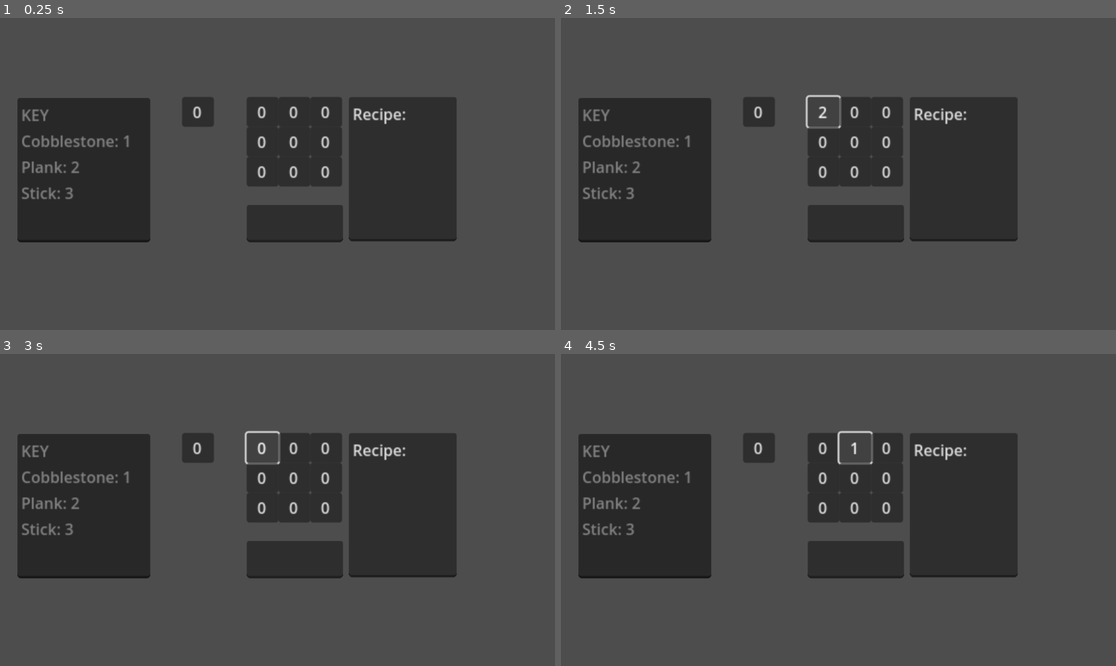
Above: before the commit, frames 1-4 (two rows, left to right).
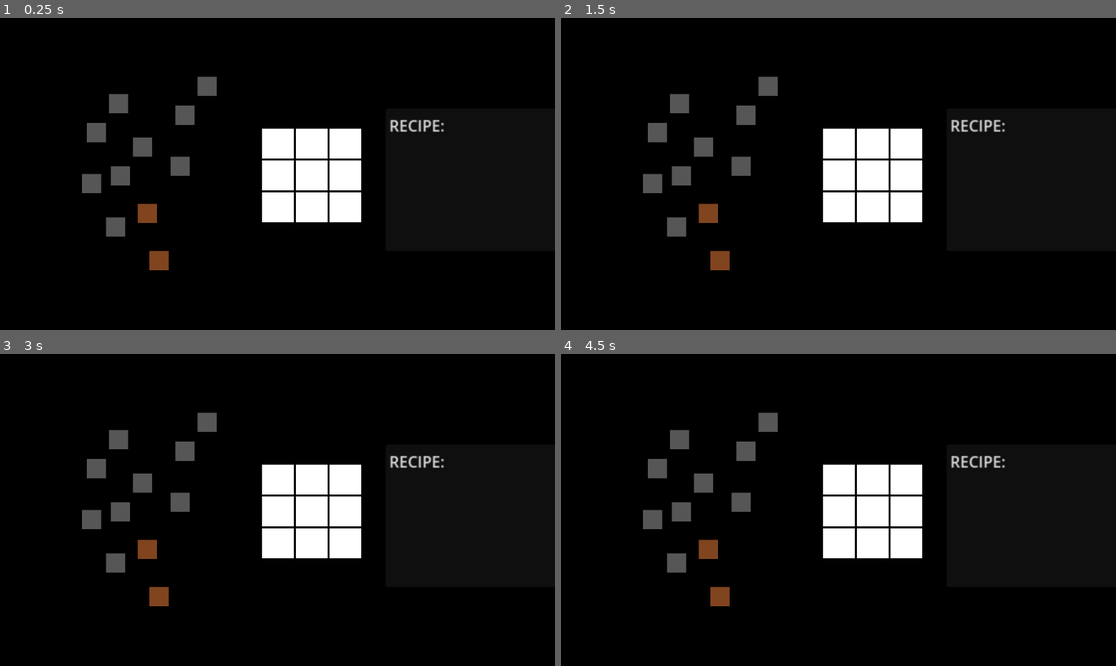
Above: after the commit, the same moments.

Repository: AdamJStankiewicz/GodotCrafting
Game: Godot game, scene res://crafting.tscn
Same seed, same stepped clock (60 frames per second), same inputs: the game is played once before the commit and once after it.
Inputs (mouse positions are in pixels of both pictures, inside the frame that each line leads up to):
- Up to frame 1 (0.25 s): no input
- Up to frame 2 (1.5 s): click (821, 111) at 0.5 s, where only the run before the commit has a clickable "0"; click (821, 111) at 1.25 s, where only the run before the commit has a clickable "1"
- Up to frame 3 (3 s): click (260, 447) at 2 s, where only the run before the commit has a clickable "2"; click (260, 447) at 2.75 s, where only the run before the commit has a clickable "3"
- Up to frame 4 (4.5 s): click (683, 513) at 3.52 s; click (855, 447) at 4.25 s, where only the run before the commit has a clickable "0"

The runs differ from the first frame. In frame 1, 99% of the frame differs, in the area x 0-100%, y 0-100%; in frame 2, 99%; in frame 3, 99%; in frame 4, 99%.

Commit message:
ya stuff!

Diff:
--- /dev/null
+++ b/Slot.gd
@@ -0,0 +1,14 @@
+extends Area2D
+
+@onready var table = $"../"
+var num = 0
+
+func _on_body_entered(body):
+	num = body.id
+	table.updateTable()
+	body.dragging = false
+	body.position = get_child(1).global_position
+
+func _on_body_exited(body):
+	num = 0
+	table.updateTable()
--- a/crafting.tscn
+++ b/crafting.tscn
@@ -1,8 +1,14 @@
-[gd_scene load_steps=4 format=3 uid="uid://koldg7fxhd71"]
+[gd_scene load_steps=8 format=3 uid="uid://koldg7fxhd71"]
 
 [ext_resource type="Script" path="res://crafting.gd" id="1_oxdqj"]
 [ext_resource type="Script" path="res://table.gd" id="2_g6wx8"]
 [ext_resource type="Script" path="res://Button.gd" id="3_vbg7t"]
+[ext_resource type="Script" path="res://Slot.gd" id="4_fvdfc"]
+[ext_resource type="PackedScene" uid="uid://betb2oihy5uu5" path="res://items/cobblestone.tscn" id="5_dxrj4"]
+[ext_resource type="PackedScene" uid="uid://8ncsd5nlffyi" path="res://items/stick.tscn" id="6_mey3n"]
+
+[sub_resource type="RectangleShape2D" id="RectangleShape2D_bbx7g"]
+size = Vector2(33, 31)
 
 [node name="crafting" type="Node2D"]
 script = ExtResource("1_oxdqj")
@@ -85,6 +91,118 @@
 "
 script = ExtResource("3_vbg7t")
 
+[node name="table2" type="Node2D" parent="."]
+position = Vector2(-49, 430)
+script = ExtResource("2_g6wx8")
+
+[node name="Slot1" type="Area2D" parent="table2"]
+position = Vector2(33, 0)
+script = ExtResource("4_fvdfc")
+
+[node name="ColorRect" type="ColorRect" parent="table2/Slot1"]
+offset_right = 33.0
+offset_bottom = 31.0
+
+[node name="CollisionShape2D" type="CollisionShape2D" parent="table2/Slot1"]
+position = Vector2(16.5, 15.5)
+shape = SubResource("RectangleShape2D_bbx7g")
+
+[node name="Slot2" type="Area2D" parent="table2"]
+position = Vector2(68, 0)
+script = ExtResource("4_fvdfc")
+
+[node name="ColorRect" type="ColorRect" parent="table2/Slot2"]
+offset_right = 33.0
+offset_bottom = 31.0
+
+[node name="CollisionShape2D" type="CollisionShape2D" parent="table2/Slot2"]
+position = Vector2(16.5, 15.5)
+shape = SubResource("RectangleShape2D_bbx7g")
+
+[node name="Slot3" type="Area2D" parent="table2"]
+position = Vector2(103, 0)
+script = ExtResource("4_fvdfc")
+
+[node name="ColorRect" type="ColorRect" parent="table2/Slot3"]
+offset_right = 33.0
+offset_bottom = 31.0
+
+[node name="CollisionShape2D" type="CollisionShape2D" parent="table2/Slot3"]
+position = Vector2(16.5, 15.5)
+shape = SubResource("RectangleShape2D_bbx7g")
+
+[node name="Slot4" type="Area2D" parent="table2"]
+position = Vector2(33, 33)
+script = ExtResource("4_fvdfc")
+
+[node name="ColorRect" type="ColorRect" parent="table2/Slot4"]
+offset_right = 33.0
+offset_bottom = 31.0
+
+[node name="CollisionShape2D" type="CollisionShape2D" parent="table2/Slot4"]
+position = Vector2(16.5, 15.5)
+shape = SubResource("RectangleShape2D_bbx7g")
+
+[node name="Slot5" type="Area2D" parent="table2"]
+position = Vector2(68, 33)
+script = ExtResource("4_fvdfc")
+
+[node name="ColorRect" type="ColorRect" parent="table2/Slot5"]
+offset_right = 33.0
+offset_bottom = 31.0
+
+[node name="CollisionShape2D" type="CollisionShape2D" parent="table2/Slot5"]
+position = Vector2(16.5, 15.5)
+shape = SubResource("RectangleShape2D_bbx7g")
+
+[node name="Slot6" type="Area2D" parent="table2"]
+position = Vector2(103, 33)
+script = ExtResource("4_fvdfc")
+
+[node name="ColorRect" type="ColorRect" parent="table2/Slot6"]
+offset_right = 33.0
+offset_bottom = 31.0
+
+[node name="CollisionShape2D" type="CollisionShape2D" parent="table2/Slot6"]
+position = Vector2(16.5, 15.5)
+shape = SubResource("RectangleShape2D_bbx7g")
+
+[node name="Slot7" type="Area2D" parent="table2"]
+position = Vector2(33, 66)
+script = ExtResource("4_fvdfc")
+
+[node name="ColorRect" type="ColorRect" parent="table2/Slot7"]
+offset_right = 33.0
+offset_bottom = 31.0
+
+[node name="CollisionShape2D" type="CollisionShape2D" parent="table2/Slot7"]
+position = Vector2(16.5, 15.5)
+shape = SubResource("RectangleShape2D_bbx7g")
+
+[node name="Slot8" type="Area2D" parent="table2"]
+position = Vector2(68, 66)
+script = ExtResource("4_fvdfc")
+
+[node name="ColorRect" type="ColorRect" parent="table2/Slot8"]
+offset_right = 33.0
+offset_bottom = 31.0
+
+[node name="CollisionShape2D" type="CollisionShape2D" parent="table2/Slot8"]
+position = Vector2(16.5, 15.5)
+shape = SubResource("RectangleShape2D_bbx7g")
+
+[node name="Slot9" type="Area2D" parent="table2"]
+position = Vector2(103, 66)
+script = ExtResource("4_fvdfc")
+
+[node name="ColorRect" type="ColorRect" parent="table2/Slot9"]
+offset_right = 33.0
+offset_bottom = 31.0
+
+[node name="CollisionShape2D" type="CollisionShape2D" parent="table2/Slot9"]
+position = Vector2(16.5, 15.5)
+shape = SubResource("RectangleShape2D_bbx7g")
+
 [node name="Record" type="Button" parent="."]
 offset_left = -67.0
 offset_right = -34.0
@@ -94,14 +212,15 @@
 
 [node name="Name" type="TextEdit" parent="."]
 offset_top = 112.0
-offset_right = 100.0
+offset_right = 124.0
 offset_bottom = 151.0
 
 [node name="Recipe" type="TextEdit" parent="."]
-offset_left = 106.0
-offset_right = 218.0
-offset_bottom = 150.0
-text = "Recipe:"
+offset_left = 112.0
+offset_top = 409.0
+offset_right = 297.0
+offset_bottom = 559.0
+text = "RECIPE:"
 
 [node name="Items" type="TextEdit" parent="."]
 offset_left = -238.0
@@ -116,7 +235,45 @@
 
 [node name="Camera2D" type="Camera2D" parent="."]
 position = Vector2(32, 80)
+enabled = false
 zoom = Vector2(2, 2)
+
+[node name="Main" type="Camera2D" parent="."]
+position = Vector2(0, 477)
+zoom = Vector2(2, 2)
+
+[node name="cobblestone" parent="." instance=ExtResource("5_dxrj4")]
+position = Vector2(-163, 479)
+
+[node name="cobblestone2" parent="." instance=ExtResource("5_dxrj4")]
+position = Vector2(-168, 532)
+
+[node name="cobblestone3" parent="." instance=ExtResource("5_dxrj4")]
+position = Vector2(-140, 449)
+
+[node name="cobblestone4" parent="." instance=ExtResource("5_dxrj4")]
+position = Vector2(-188, 434)
+
+[node name="cobblestone5" parent="." instance=ExtResource("5_dxrj4")]
+position = Vector2(-193, 487)
+
+[node name="cobblestone6" parent="." instance=ExtResource("5_dxrj4")]
+position = Vector2(-165, 404)
+
+[node name="cobblestone7" parent="." instance=ExtResource("5_dxrj4")]
+position = Vector2(-96, 416)
+
+[node name="cobblestone8" parent="." instance=ExtResource("5_dxrj4")]
+position = Vector2(-101, 469)
+
+[node name="cobblestone9" parent="." instance=ExtResource("5_dxrj4")]
+position = Vector2(-73, 386)
+
+[node name="stick" parent="." instance=ExtResource("6_mey3n")]
+position = Vector2(-135, 518)
+
+[node name="stick2" parent="." instance=ExtResource("6_mey3n")]
+position = Vector2(-123, 567)
 
 [connection signal="pressed" from="table/0" to="table/0" method="_on_pressed"]
 [connection signal="pressed" from="table/1" to="table/1" method="_on_pressed"]
@@ -127,4 +284,22 @@
 [connection signal="pressed" from="table/6" to="table/6" method="_on_pressed"]
 [connection signal="pressed" from="table/7" to="table/7" method="_on_pressed"]
 [connection signal="pressed" from="table/8" to="table/8" method="_on_pressed"]
+[connection signal="body_entered" from="table2/Slot1" to="table2/Slot1" method="_on_body_entered"]
+[connection signal="body_exited" from="table2/Slot1" to="table2/Slot1" method="_on_body_exited"]
+[connection signal="body_entered" from="table2/Slot2" to="table2/Slot2" method="_on_body_entered"]
+[connection signal="body_exited" from="table2/Slot2" to="table2/Slot2" method="_on_body_exited"]
+[connection signal="body_entered" from="table2/Slot3" to="table2/Slot3" method="_on_body_entered"]
+[connection signal="body_exited" from="table2/Slot3" to="table2/Slot3" method="_on_body_exited"]
+[connection signal="body_entered" from="table2/Slot4" to="table2/Slot4" method="_on_body_entered"]
+[connection signal="body_exited" from="table2/Slot4" to="table2/Slot4" method="_on_body_exited"]
+[connection signal="body_entered" from="table2/Slot5" to="table2/Slot5" method="_on_body_entered"]
+[connection signal="body_exited" from="table2/Slot5" to="table2/Slot5" method="_on_body_exited"]
+[connection signal="body_entered" from="table2/Slot6" to="table2/Slot6" method="_on_body_entered"]
+[connection signal="body_exited" from="table2/Slot6" to="table2/Slot6" method="_on_body_exited"]
+[connection signal="body_entered" from="table2/Slot7" to="table2/Slot7" method="_on_body_entered"]
+[connection signal="body_exited" from="table2/Slot7" to="table2/Slot7" method="_on_body_exited"]
+[connection signal="body_entered" from="table2/Slot8" to="table2/Slot8" method="_on_body_entered"]
+[connection signal="body_exited" from="table2/Slot8" to="table2/Slot8" method="_on_body_exited"]
+[connection signal="body_entered" from="table2/Slot9" to="table2/Slot9" method="_on_body_entered"]
+[connection signal="body_exited" from="table2/Slot9" to="table2/Slot9" method="_on_body_exited"]
 [connection signal="pressed" from="Record" to="table" method="_on_record_pressed"]
--- /dev/null
+++ b/item.gd
@@ -0,0 +1,21 @@
+extends Node2D
+
+@export var id = 1
+
+var dragging = false
+var of = Vector2(0,0)
+
+
+# Called every frame. 'delta' is the elapsed time since the previous frame.
+func _process(delta):
+	if dragging:
+		var newPos = get_global_mouse_position() - of
+		position = newPos
+
+func _on_button_button_down():
+	dragging = true
+	of = get_global_mouse_position() - global_position
+
+
+func _on_button_button_up():
+	dragging = false
--- /dev/null
+++ b/items/cobblestone.tscn
@@ -0,0 +1,29 @@
+[gd_scene load_steps=3 format=3 uid="uid://betb2oihy5uu5"]
+
+[ext_resource type="Script" path="res://item.gd" id="1_woiij"]
+
+[sub_resource type="RectangleShape2D" id="RectangleShape2D_mmrv6"]
+
+[node name="cobblestone" type="CharacterBody2D"]
+script = ExtResource("1_woiij")
+
+[node name="CollisionShape2D" type="CollisionShape2D" parent="."]
+shape = SubResource("RectangleShape2D_mmrv6")
+
+[node name="ColorRect2" type="ColorRect" parent="."]
+offset_left = -10.0
+offset_top = -10.0
+offset_right = 30.0
+offset_bottom = 30.0
+scale = Vector2(0.5, 0.5)
+color = Color(0.337255, 0.337255, 0.337255, 1)
+
+[node name="Button" type="Button" parent="."]
+self_modulate = Color(1, 1, 1, 0)
+offset_left = -10.0
+offset_top = -10.0
+offset_right = 10.0
+offset_bottom = 10.0
+
+[connection signal="button_down" from="Button" to="." method="_on_button_button_down"]
+[connection signal="button_up" from="Button" to="." method="_on_button_button_up"]
--- /dev/null
+++ b/items/stick.tscn
@@ -0,0 +1,30 @@
+[gd_scene load_steps=3 format=3 uid="uid://8ncsd5nlffyi"]
+
+[ext_resource type="Script" path="res://item.gd" id="1_xvfwi"]
+
+[sub_resource type="RectangleShape2D" id="RectangleShape2D_mmrv6"]
+
+[node name="stick" type="CharacterBody2D"]
+script = ExtResource("1_xvfwi")
+id = 3
+
+[node name="CollisionShape2D" type="CollisionShape2D" parent="."]
+shape = SubResource("RectangleShape2D_mmrv6")
+
+[node name="ColorRect2" type="ColorRect" parent="."]
+offset_left = -10.0
+offset_top = -10.0
+offset_right = 30.0
+offset_bottom = 30.0
+scale = Vector2(0.5, 0.5)
+color = Color(0.501961, 0.266667, 0.117647, 1)
+
+[node name="Button" type="Button" parent="."]
+self_modulate = Color(1, 1, 1, 0)
+offset_left = -10.0
+offset_top = -10.0
+offset_right = 10.0
+offset_bottom = 10.0
+
+[connection signal="button_down" from="Button" to="." method="_on_button_button_down"]
+[connection signal="button_up" from="Button" to="." method="_on_button_button_up"]
--- a/project.godot
+++ b/project.godot
@@ -15,4 +15,9 @@
 config/use_custom_user_dir=true
 config/custom_user_dir_name="CraftingSystem"
 config/features=PackedStringArray("4.1", "Forward Plus")
+boot_splash/bg_color=Color(0, 0, 0, 1)
 config/icon="res://icon.svg"
+
+[rendering]
+
+environment/defaults/default_clear_color=Color(0, 0, 0, 1)
--- a/table.gd
+++ b/table.gd
@@ -9,11 +9,12 @@
 
 func updateTable():
 	if !record:
+		$"../Recipe".text = "RECIPE:"
 		items = 0
 		recipe = {}
 		firstItem = 0
 		for n in range(get_child_count()):
-			table[n] = int(get_child(n).text)
+			table[n] = int(get_child(n).num)
 			if table[n] != 0:
 				if items == 0:
 					recipe[str(items)] = [crafting.items[table[n]],firstItem]
@@ -22,12 +23,11 @@
 				else:
 					recipe[str(items)] = [crafting.items[table[n]],n - firstItem]
 					items += 1
-
+		print(recipe)
 		for n in crafting.recipeValues:
 			if str(crafting.recipeValues[str(n)]) == str(recipe):
-				print("?")
+				print(str(recipe))
 				$"../Recipe".text = str("RECIPE: \n", crafting.recipes[str(recipe)])
-
 	else:
 		items = 0
 		recipe = {}
